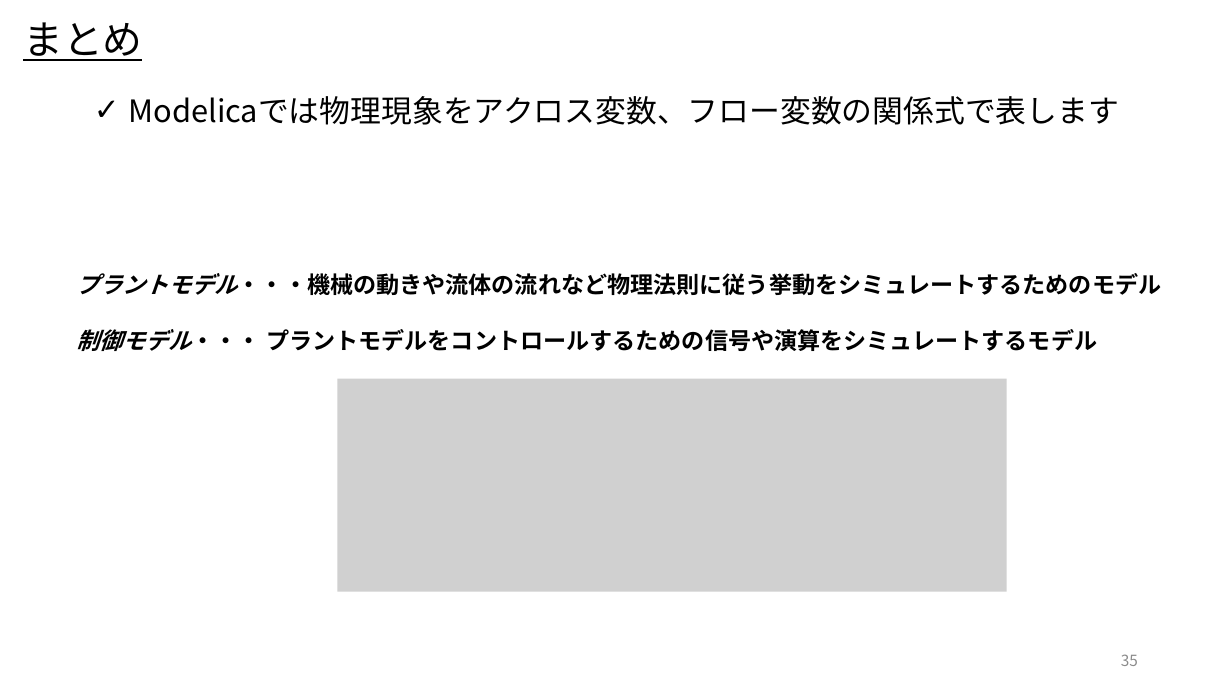
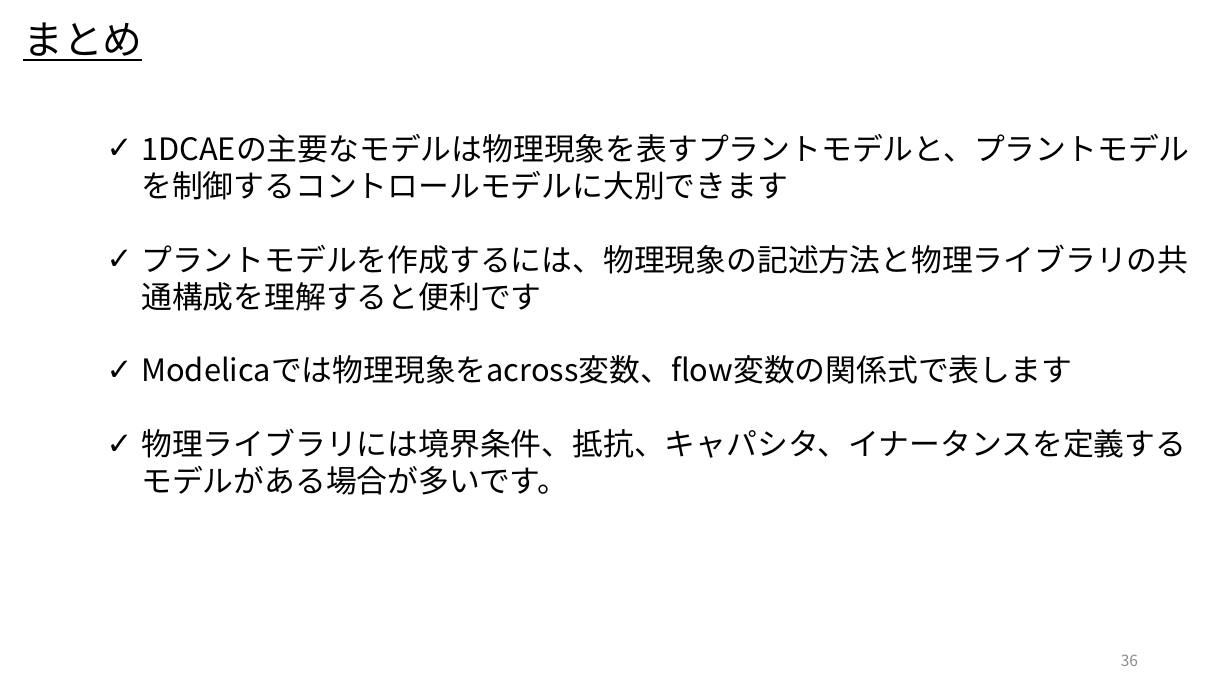
Before and after one commit to UedaShigenori/OpenModelica_Tutorials_Ja, a slide deck: slide 36 of Dev/7_PhysicsDomainModel/OpenModelica_Tutorials_7_PlantModel.pptx (slide 35 before the commit). Drawn at 1232x693 pixels with LibreOffice and Linux fonts; fonts in the diff are those of the drawing; grey boxes stand for pictures. Boxes give left, top, right and bottom in pixels: in the first picture for what was removed or moved away, otherwise in the second. Text is boxed around its words. In the diff, an @@ line names an element or a change of style, - is before the commit and + after.

Commit message:
プラントモデル資料作成

```diff
--- a/Dev/7_PhysicsDomainModel/OpenModelica_Tutorials_7_PlantModel.pptx
+++ b/Dev/7_PhysicsDomainModel/OpenModelica_Tutorials_7_PlantModel.pptx
@@ text at box(141, 134, 1189, 495): text changed @@
-✓ Modelicaでは物理現象をアクロス変数、フロー変数の関係式で表します
+✓ 1DCAEの主要なモデルは物理現象を表すプラントモデルと、プラントモデルを制御するコントロールモデルに大別できます
+✓ プラントモデルを作成するには、物理現象の記述方法と物理ライブラリの共通構成を理解すると便利です
+✓ Modelicaでは物理現象をacross変数、flow変数の関係式で表します
+✓ 物理ライブラリには境界条件、抵抗、キャパシタ、イナータンスを定義するモデルがある場合が多いです。
@@ text removed at box(76, 273, 1162, 351) @@
-プラントモデル・・・機械の動きや流体の流れなど物理法則に従う挙動をシミュレートするためのモデル
-制御モデル・・・ プラントモデルをコントロールするための信号や演算をシミュレートするモデル
@@ picture removed at box(337, 379, 1006, 592) @@
@@ page number at box(1121, 654, 1138, 666): text changed @@
-35
+36
```
Also in this commit, not shown: 28 other slides changed, 4 slides added, 4 slides removed, 3 other files.
